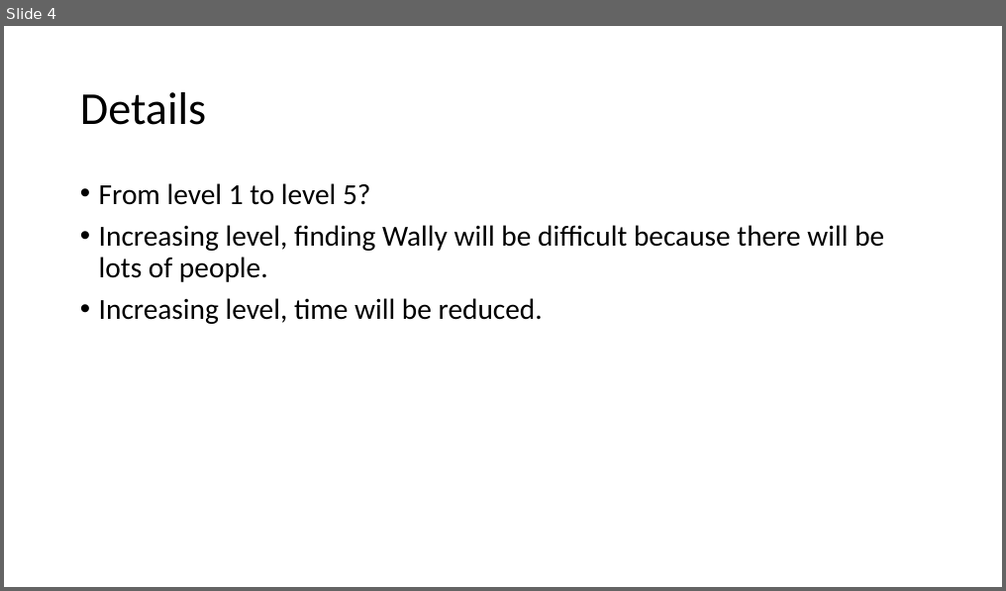
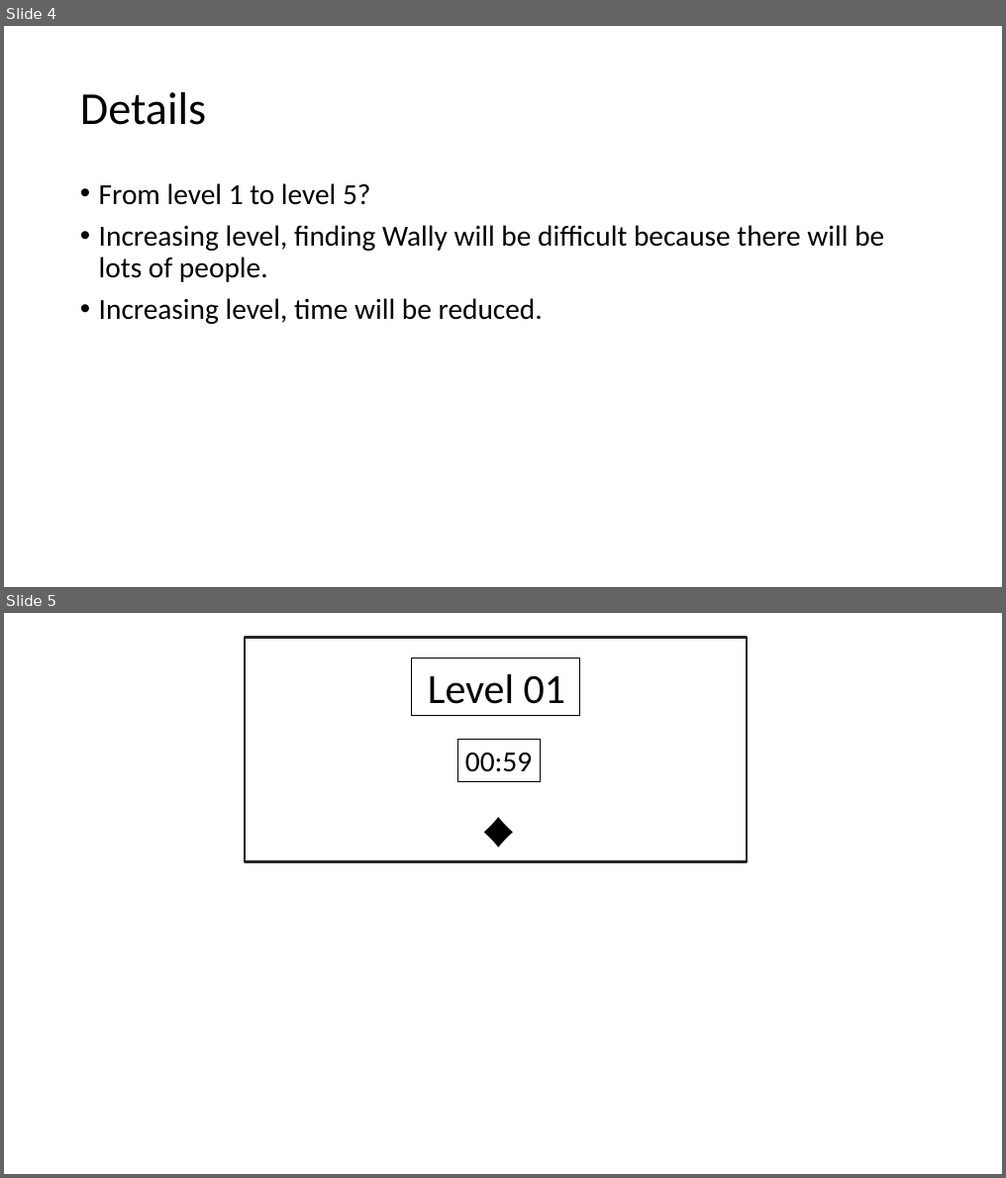
Before and after one commit to Hyunjin-beep/--where-is-wally, a slide deck: plan/Where’s Wally.pptx. Shown one above the other, each under a label of ours: slide 4 before the commit, slides 4 and 5 after it. The pictures are 1006x591 and 1006x1178 pixels, drawn with LibreOffice and Linux fonts; fonts in the diff are those of the drawing; background and template pictures are left out. Boxes give left, top, right and bottom in pixels: in the first picture for what was removed or moved away, otherwise in the second. Text is boxed around its words. In the diff, an @@ line names an element or a change of style, - is before the commit and + after.

```diff
--- a/plan/Where’s Wally.pptx
+++ b/plan/Where’s Wally.pptx
@@ slide 5 added at (4, 613, 1002, 1174), background picture (left out) @@
@@ group added at (245, 638, 746, 862): 3 rectangles, 1 text @@
+Level 01
+00:59
+♦
```
Also in this commit, not shown: 2 other slides added, 2 other files.
